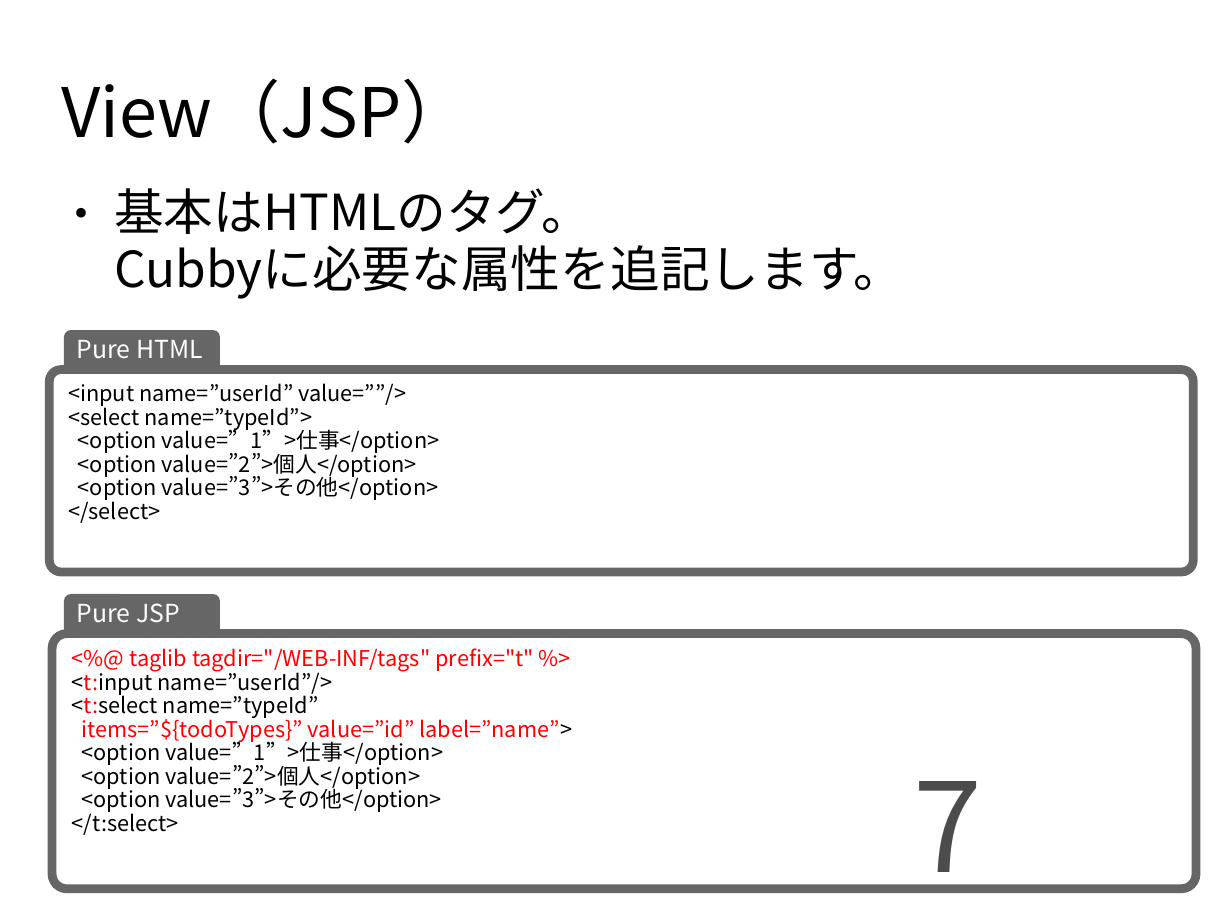
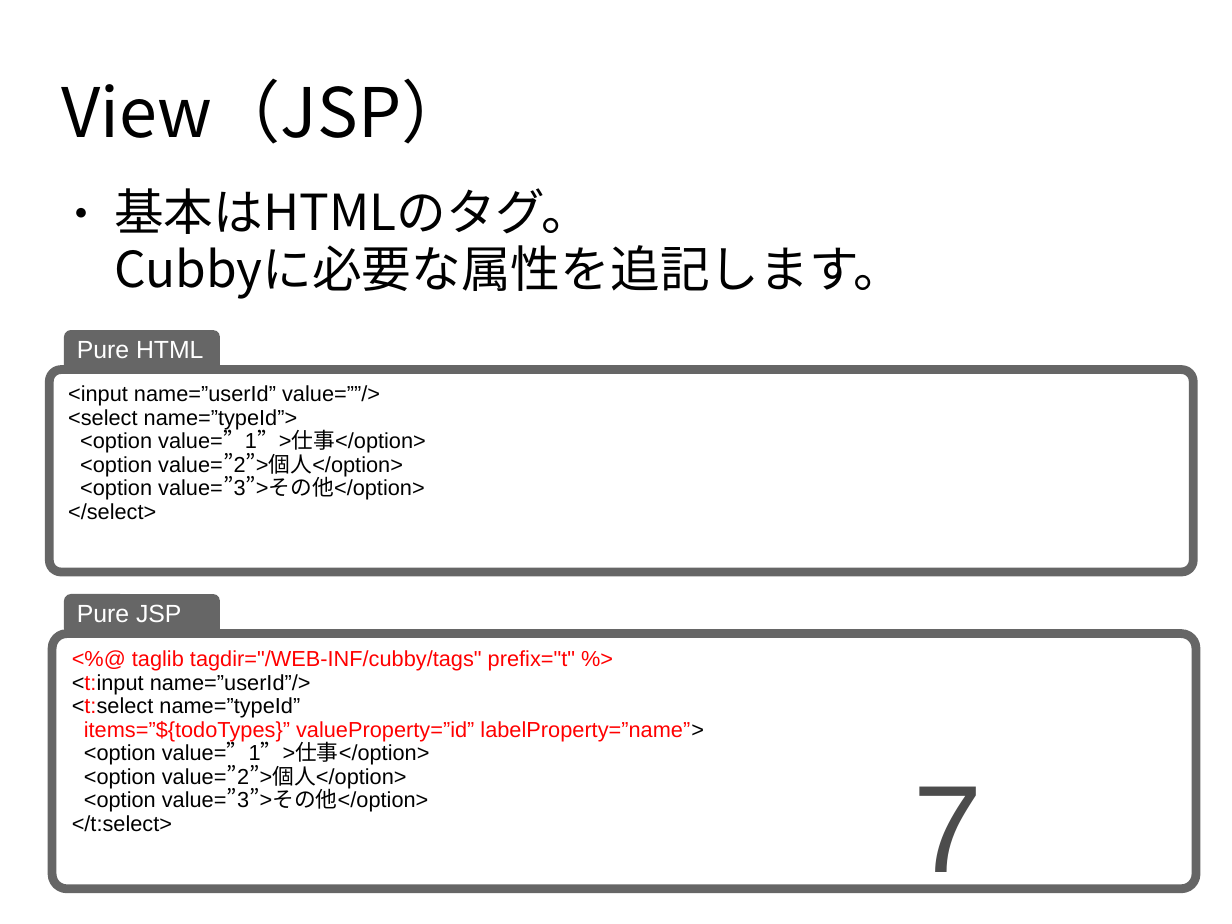
Before and after one commit to seasarorg/cubby, a slide deck: slide 7 of cubby/src/site/resources/presentation/cubby.odp. Drawn at 1232x924 pixels with LibreOffice and Linux fonts; fonts in the diff are those of the drawing. Boxes give left, top, right and bottom in pixels: in the first picture for what was removed or moved away, otherwise in the second. Text is boxed around its words. In the diff, an @@ line names an element or a change of style, - is before the commit and + after.

```diff
--- a/cubby/src/site/resources/presentation/cubby.odp
+++ b/cubby/src/site/resources/presentation/cubby.odp
@@ text in rounded rectangle at (x1=132, y1=650, x2=575, y2=671): text changed; font Noto Sans CJK JP to Arial @@
-<%@ taglib tagdir="/WEB-INF/tags" prefix="t" %>
+<%@ taglib tagdir="/WEB-INF/cubby/tags" prefix="t" %>
@@ text in rounded rectangle at (x1=72, y1=674, x2=430, y2=832): font Noto Sans CJK JP to Arial in "<t:input name=”userId”/>", "<t:select name=”typeId”", "<option value=”1”>仕事</option>", "<option value=”2”>個人</option>" and 2 more places @@
@@ text in rounded rectangle at (x1=84, y1=721, x2=703, y2=741): text changed; font Noto Sans CJK JP to Arial @@
-items=”${todoTypes}” value=”id” label=”name”>
+items=”${todoTypes}” valueProperty=”id” labelProperty=”name”>
@@ font Noto Sans CJK JP to Arial in 4 elements at (x1=64, y1=594, x2=220, y2=635), (x1=49, y1=370, x2=1194, y2=572), (x1=64, y1=330, x2=220, y2=371), (x1=913, y1=786, x2=982, y2=893) @@
```
Also in this commit, not shown: 9 other slides changed.
